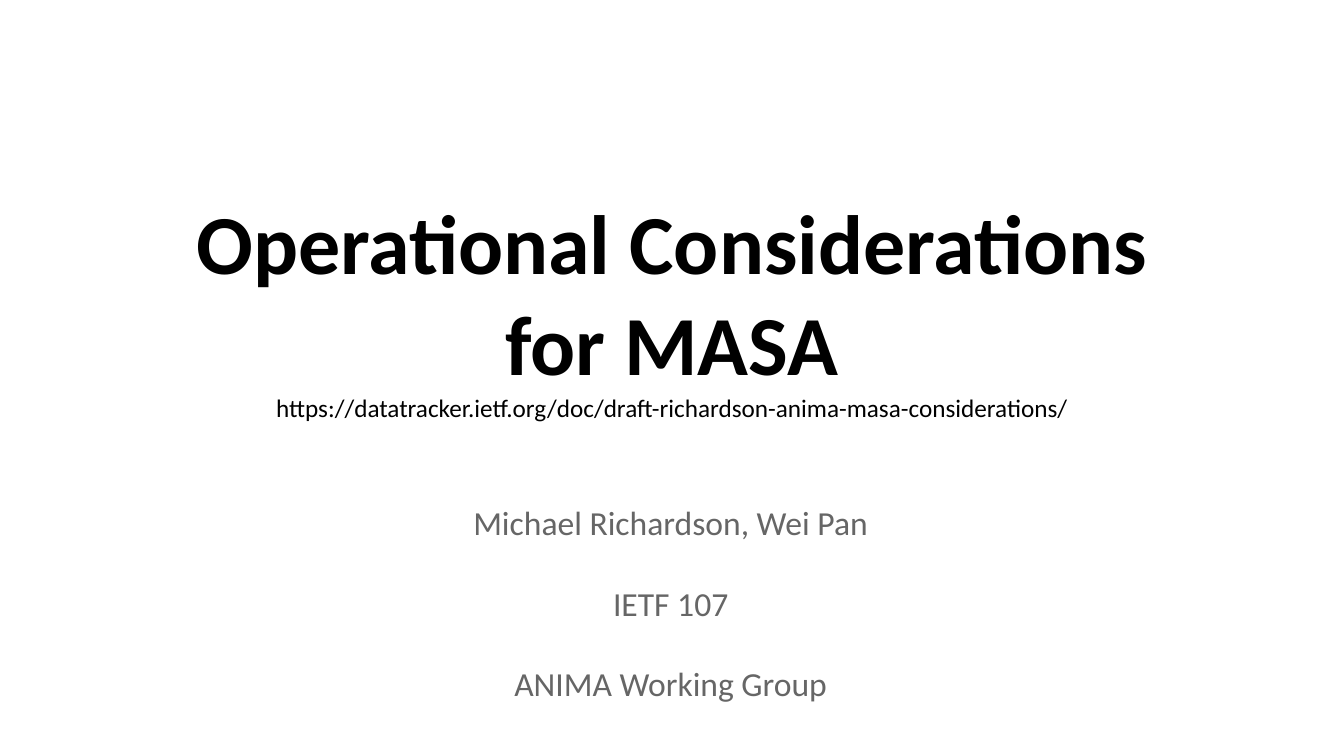
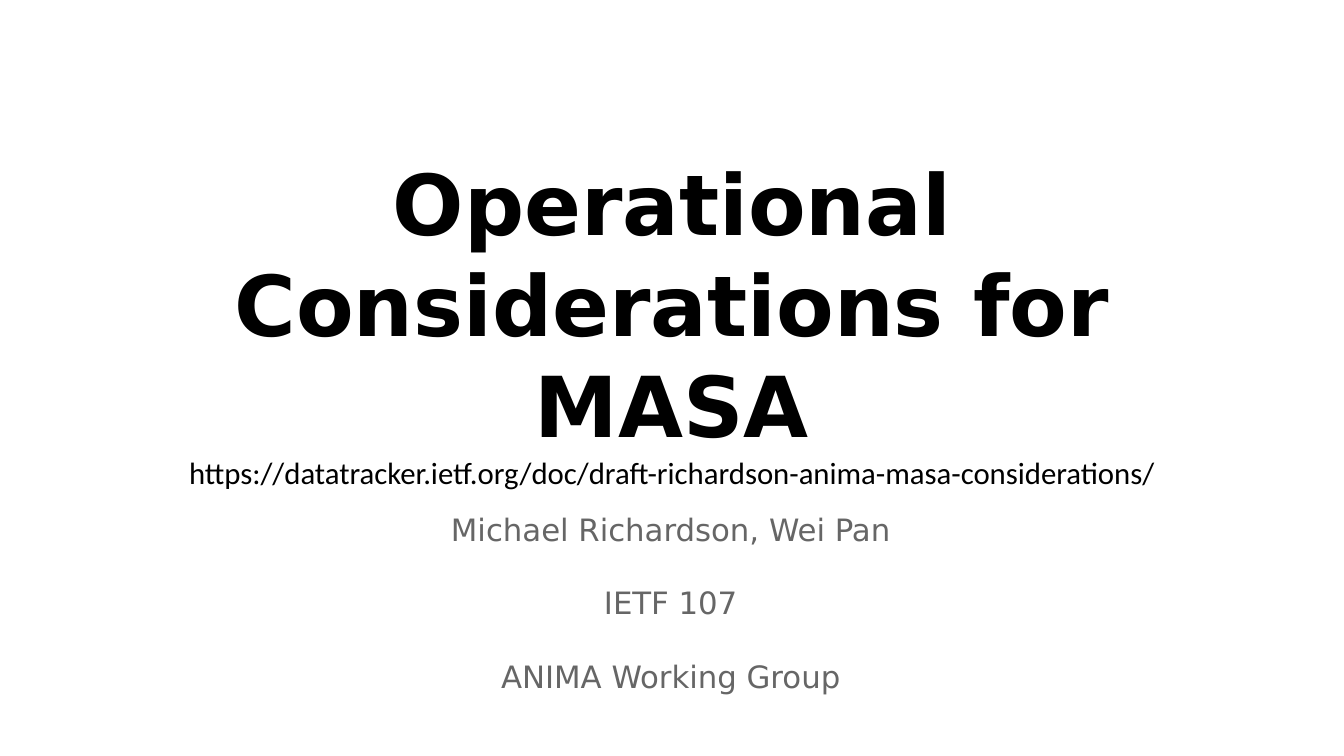
Before and after one commit to mcr/masa-operational-considerations, a slide deck: slide 1 of presentations/slides-anima-ietf107-masa-considerations.odp. Drawn at 1344x756 pixels with LibreOffice and Linux fonts; fonts in the diff are those of the drawing. Boxes give left, top, right and bottom in pixels: in the first picture for what was removed or moved away, otherwise in the second. Text is boxed around its words. In the diff, an @@ line names an element or a change of style, - is before the commit and + after.

Commit message:
update ietf107 presentation slides

```diff
--- a/presentations/slides-anima-ietf107-masa-considerations.odp
+++ b/presentations/slides-anima-ietf107-masa-considerations.odp
@@ title "Operational Considerations for MASA https://datatracker.ietf ...": place and size @@
-title "Operational Considerations for MASA https://datatracker.ietf ..." at bbox=[196, 215, 1147, 422]
+title "Operational Considerations for MASA https://datatracker.ietf ..." at bbox=[189, 171, 1154, 490]
@@ title "Operational Considerations for MASA https://datatracker.ietf ..." at bbox=[189, 171, 1154, 490]: size 18 to 22 pt in "https://datatracker.ietf.org/doc/draft-richardson-anima-masa ..."; font Calibri to DejaVu Sans in "Operational Considerations for MASA" @@
@@ title "Michael Richardson, Wei Pan IETF ..." at bbox=[451, 517, 890, 695]: size 24 to 22 pt, font Calibri to DejaVu Sans @@
```
Also in this commit, not shown: 8 other slides changed, 1 other file.
